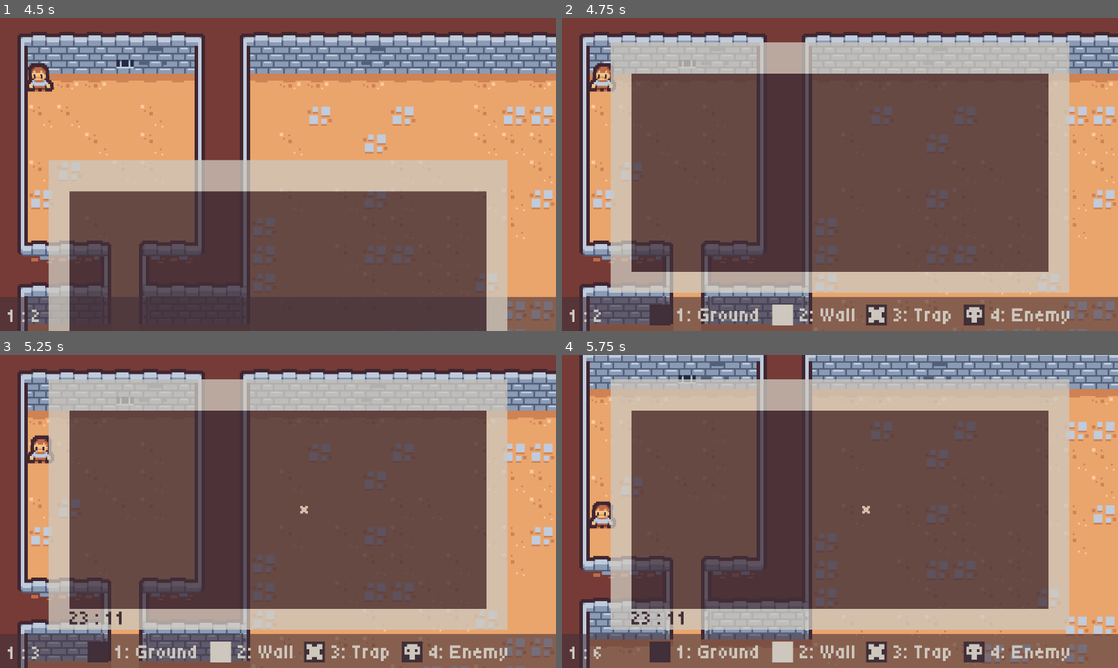
Above: before the commit, frames 1-4 (two rows, left to right).
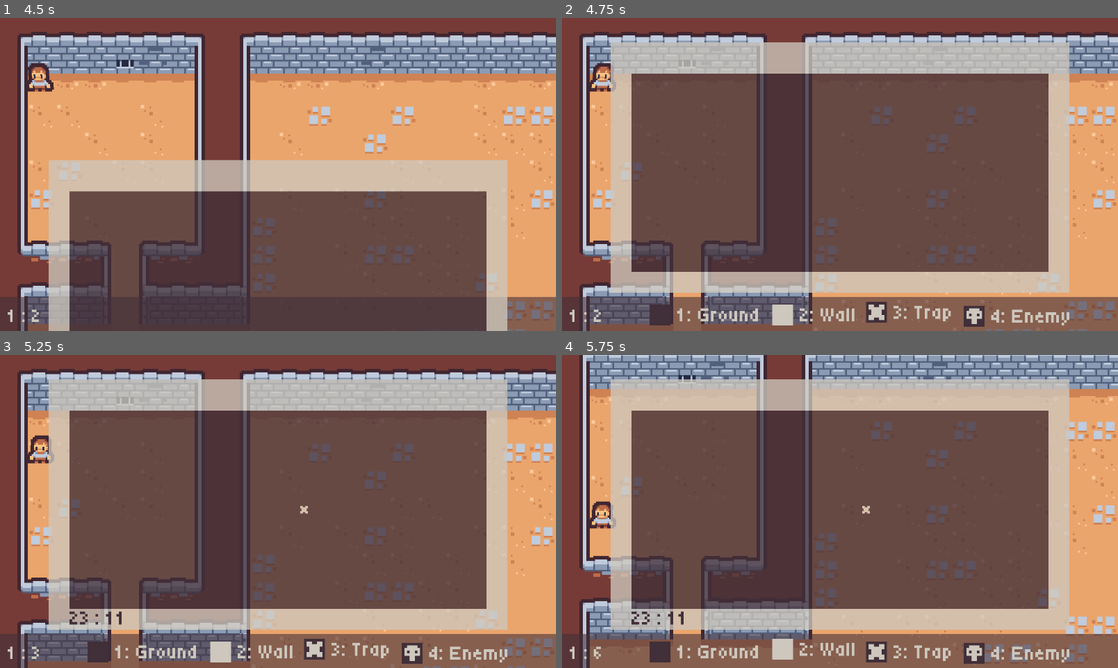
Above: after the commit, the same moments.

Repository: johnreybacal/dungeon-seo-solutions-inc
Game: Godot game, scene res://scenes/game.tscn
Same seed, same stepped clock (60 frames per second), same inputs: the game is played once before the commit and once after it.
Inputs (mouse positions are in pixels of both pictures, inside the frame that each line leads up to):
- Up to frame 1 (4.5 s): tap Enter at 0.5 s; move the mouse to (400, 158) at 0.52 s; hold D (move_right) 0.53-1.28 s; hold 4 (use_enemy) 0.53-1.28 s; click (400, 158) at 0.67 s; tap 1 (use_ground) at 0.8, 1.35, 3.8, 4.35 s; move the mouse to (166, 190) at 1.27 s; hold S (move_down) 1.28-2.03 s; tap 3 (use_trap) at 1.55 s; move the mouse to (333, 105) at 2.02 s; hold D (move_right) 2.03-2.78 s; hold 3 (use_trap) 2.03-2.78 s; tap 2 (use_wall) at 2.3, 2.85 s; move the mouse to (250, 237) at 2.77 s; hold W (move_up) 2.78-3.53 s; click (250, 237) at 2.92 s; tap 4 (use_enemy) at 3.05 s; move the mouse to (444, 221) at 3.52 s; hold 4 (use_enemy) 3.53-4.28 s; hold A (move_left) from 3.53 s (still down); tap Q (toggle_map) at 4.15 s; move the mouse to (111, 127) at 4.27 s
- Up to frame 2 (4.75 s): keep holding A (move_left); tap 3 (use_trap) at 4.55 s
- Up to frame 3 (5.25 s): move the mouse to (305, 511) at 5.02 s; release A (move_left) at 5.03 s; hold S (move_down) from 5.03 s (still down); hold 3 (use_trap) from 5.03 s (still down); click (305, 511) at 5.17 s
- Up to frame 4 (5.75 s): keep holding S (move_down); keep holding 3 (use_trap); tap 2 (use_wall) at 5.3 s

Frame 1 is identical in both runs. In frame 2, 0.5% of the frame differs, in the area x 54-92%, y 90-99%; in frame 3, 0.5%; in frame 4, 0.5%.

Commit message:
selected brush ui feedback

Diff:
--- a/scripts/map.gd
+++ b/scripts/map.gd
@@ -6,6 +6,10 @@
 }
 
 @onready var coordinates_label: Label = $CoordinatesLabel
+@onready var ground_hint: Node2D = $Hint/Ground
+@onready var wall_hint: Node2D = $Hint/Wall
+@onready var trap_hint: Node2D = $Hint/Trap
+@onready var enemy_hint: Node2D = $Hint/Enemy
 
 var current_cell: MapCell = MapCell.Ground
 
@@ -37,19 +41,21 @@
             if x in x_walls or y in y_walls:
                 tile_map_layer.set_cell(coords, 0, cell_coords[MapCell.Wall])
 
-            # if cell == 1 or cell == 2:
-            #     print("wall")
-
+    _reset_hint_position()
 
 func _input(event: InputEvent) -> void:
     if event.is_action_pressed("use_ground"):
         current_cell = MapCell.Ground
+        _reset_hint_position()
     if event.is_action_pressed("use_wall"):
         current_cell = MapCell.Wall
+        _reset_hint_position()
     if event.is_action_pressed("use_trap"):
         current_cell = MapCell.Trap
+        _reset_hint_position()
     if event.is_action_pressed("use_enemy"):
         current_cell = MapCell.Enemy
+        _reset_hint_position()
 
     # https://www.youtube.com/watch?v=U_TGOgp5-pc
     if event is InputEventMouseButton:
@@ -70,6 +76,13 @@
         else:
             coordinates_label.visible = false
 
+func _reset_hint_position():
+    ground_hint.position.y = -2 if current_cell == MapCell.Ground else 0
+    wall_hint.position.y = -2 if current_cell == MapCell.Wall else 0
+    trap_hint.position.y = -2 if current_cell == MapCell.Trap else 0
+    enemy_hint.position.y = -2 if current_cell == MapCell.Enemy else 0
+
+
 func _draw_cell():
     var coords := tile_map_layer.local_to_map(get_local_mouse_position() - tile_map_layer.position)
     var x = coords.x
